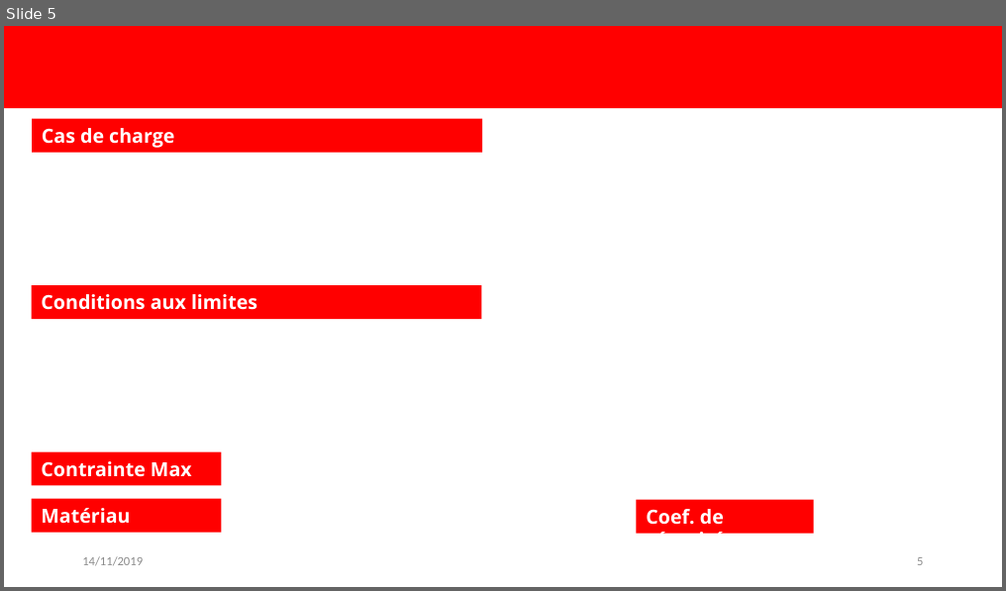
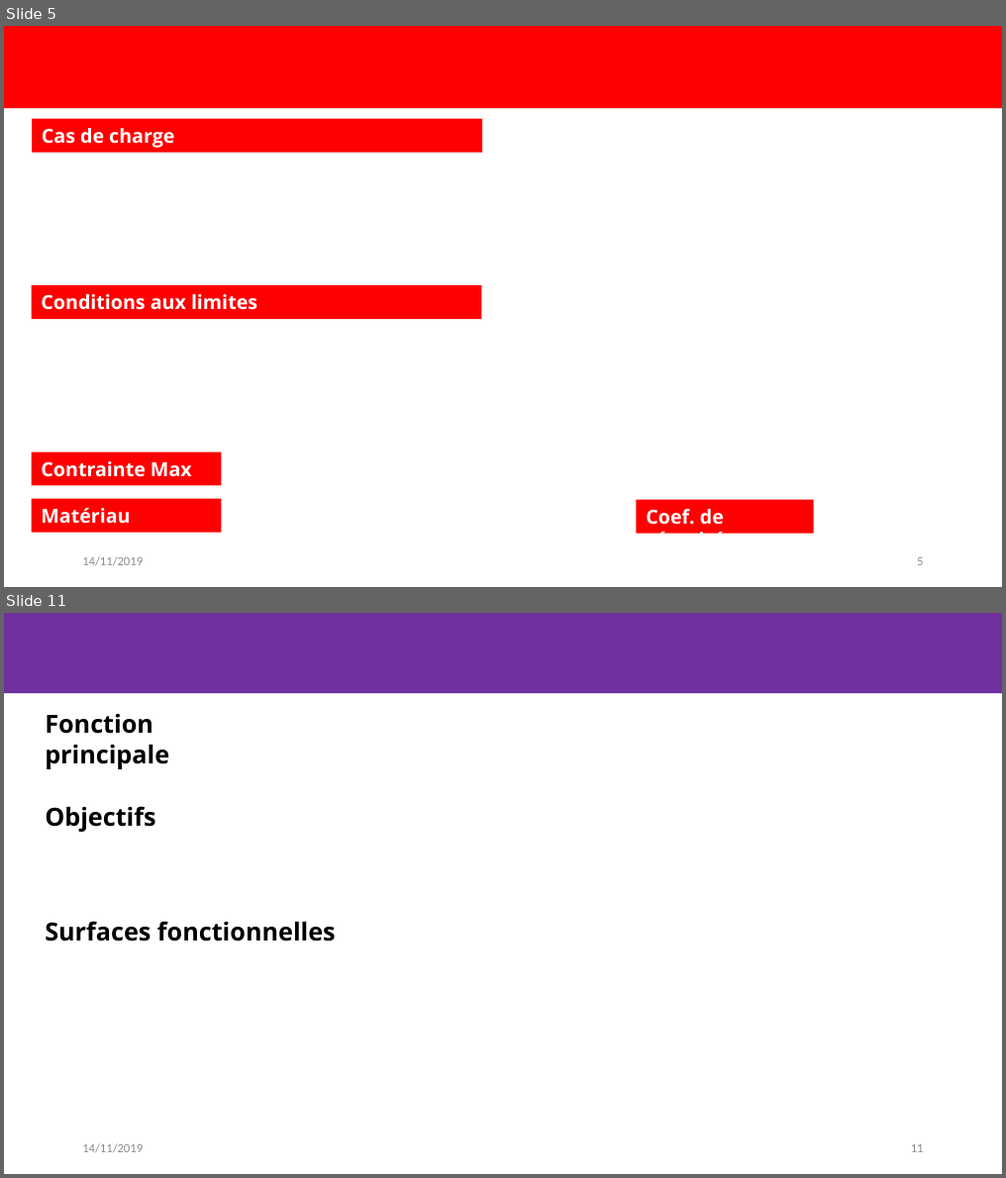
Before and after one commit to EOSCogniton/Ressources2020, a slide deck: TO_TOPs/06_Audits_Techniques/Template.pptx. Shown one above the other, each under a label of ours: slide 5 before the commit, slides 5 and 11 after it; the slides between them are not shown. The pictures are 1006x591 and 1006x1178 pixels, drawn with LibreOffice and Linux fonts; fonts in the diff are those of the drawing; background and template pictures are left out. Boxes give left, top, right and bottom in pixels: in the first picture for what was removed or moved away, otherwise in the second. Text is boxed around its words. In the diff, an @@ line names an element or a change of style, - is before the commit and + after.

```diff
--- a/TO_TOPs/06_Audits_Techniques/Template.pptx
+++ b/TO_TOPs/06_Audits_Techniques/Template.pptx
@@ slide 11 added at [4, 613, 1002, 1174], background #FFFFFF @@
@@ rectangle added at [4, 613, 1002, 694], fill #7030A0 @@
@@ text added at [45, 714, 169, 769], 18 pt, text #000000, bold @@
+Fonction principale
@@ text added at [45, 806, 155, 832], 18 pt, text #000000, bold @@
+Objectifs
@@ text added at [45, 921, 336, 942], 18 pt, text #000000, bold @@
+Surfaces fonctionnelles
@@ text added at [82, 1144, 143, 1154], 9 pt, text #8C8C8C @@
+14/11/2019
@@ page number added at [911, 1145, 924, 1153], 9 pt, text #8C8C8C @@
+11
```
Also in this commit, not shown: 2 slides changed, 15 other slides added, 1 other file.
